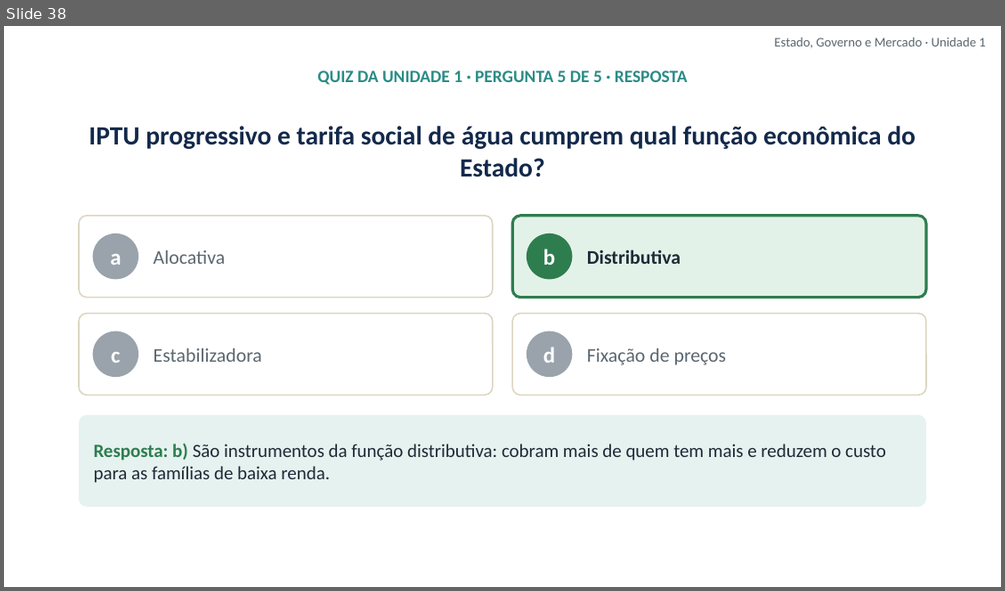
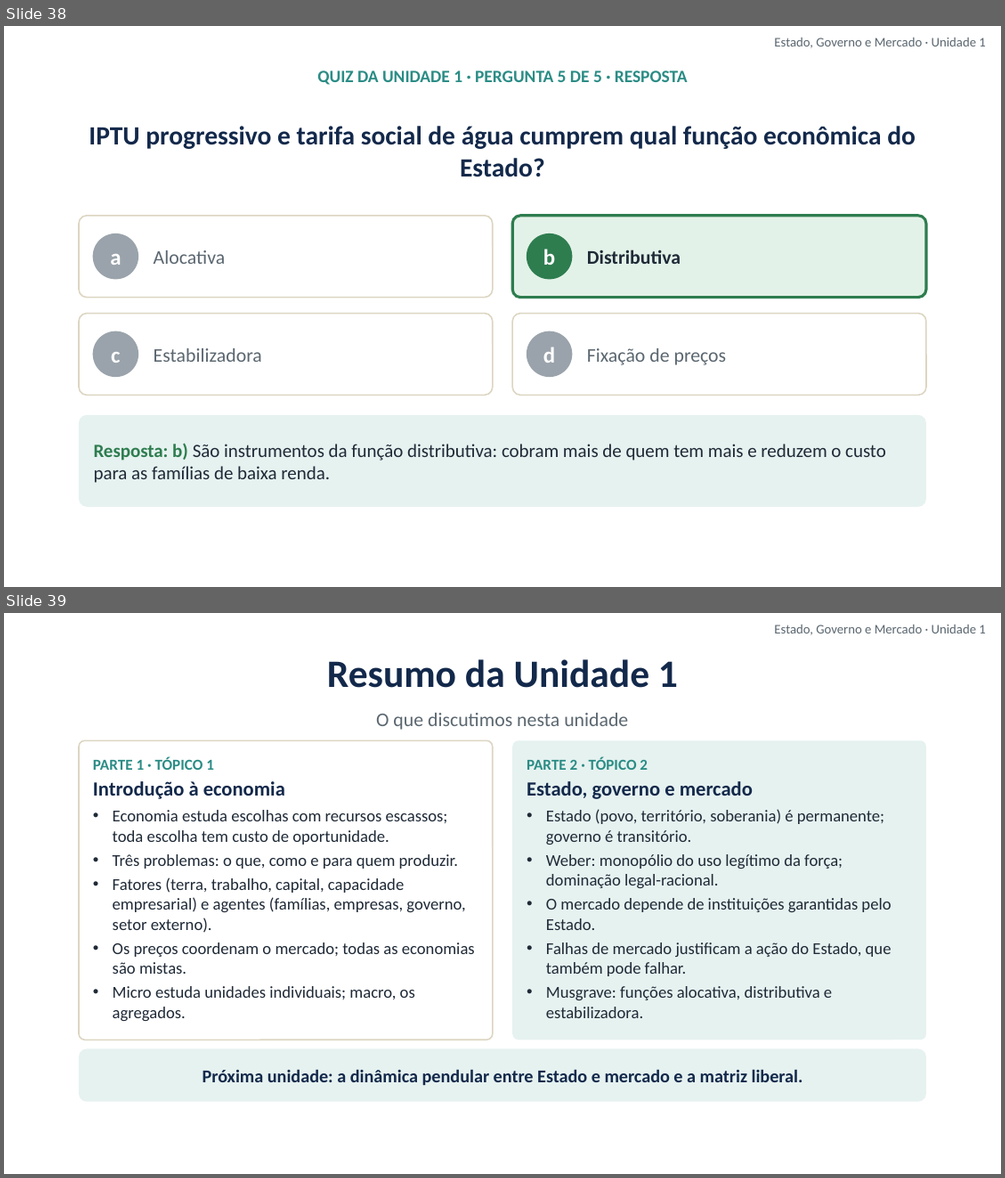
Before and after one commit to cleitonfranco74/gestao_publica, a slide deck: disciplina-01-estado-governo-mercado/materiais/01_Unidade_1_Introducao_a_Economia_Estado_Governo_Mercado.pptx. Shown one above the other, each under a label of ours: slide 38 before the commit, slides 38 and 39 after it. The pictures are 1005x591 and 1005x1178 pixels, drawn with LibreOffice and Linux fonts; fonts in the diff are those of the drawing; background and template pictures are left out. Boxes give left, top, right and bottom in pixels: in the first picture for what was removed or moved away, otherwise in the second. Text is boxed around its words. In the diff, an @@ line names an element or a change of style, - is before the commit and + after.

```diff
--- a/disciplina-01-estado-governo-mercado/materiais/01_Unidade_1_Introducao_a_Economia_Estado_Governo_Mercado.pptx
+++ b/disciplina-01-estado-governo-mercado/materiais/01_Unidade_1_Introducao_a_Economia_Estado_Governo_Mercado.pptx
@@ slide 39 added at [4, 613, 1001, 1174], background picture (left out) @@
@@ text added at [774, 625, 985, 635], 9.5 pt, text #5B6770 @@
+Estado, Governo e Mercado · Unidade 1
@@ text added at [327, 659, 678, 688], 28 pt, text #13294B, bold @@
+Resumo da Unidade 1
@@ text added at [376, 713, 628, 730], 14 pt, text #5B6770 @@
+O que discutimos nesta unidade
@@ rounded rectangle added at [79, 740, 493, 1039], fill #FFFFFF, outline #DCD5C1 1 pt, 12 pt, text #1F2A37 @@
+PARTE 1 · TÓPICO 1
+Introdução à economia
+• Economia estuda escolhas com recursos escassos; toda escolha tem custo de oportunidade.
+• Três problemas: o que, como e para quem produzir.
+• Fatores (terra, trabalho, capital, capacidade empresarial) e agentes (famílias, empresas, governo, setor externo).
+• Os preços coordenam o mercado; todas as economias são mistas.
+• Micro estuda unidades individuais; macro, os agregados.
@@ rounded rectangle added at [512, 740, 926, 1039], fill #E6F2F0, 12 pt, text #1F2A37 @@
+PARTE 2 · TÓPICO 2
+Estado, governo e mercado
+• Estado (povo, território, soberania) é permanente; governo é transitório.
+• Weber: monopólio do uso legítimo da força; dominação legal-racional.
+• O mercado depende de instituições garantidas pelo Estado.
+• Falhas de mercado justificam a ação do Estado, que também pode falhar.
+• Musgrave: funções alocativa, distributiva e estabilizadora.
@@ rounded rectangle added at [79, 1048, 926, 1102], fill #E6F2F0, 13 pt, text #13294B, bold @@
+Próxima unidade: a dinâmica pendular entre Estado e mercado e a matriz liberal.
```
Also in this commit, not shown: 8 other files.
